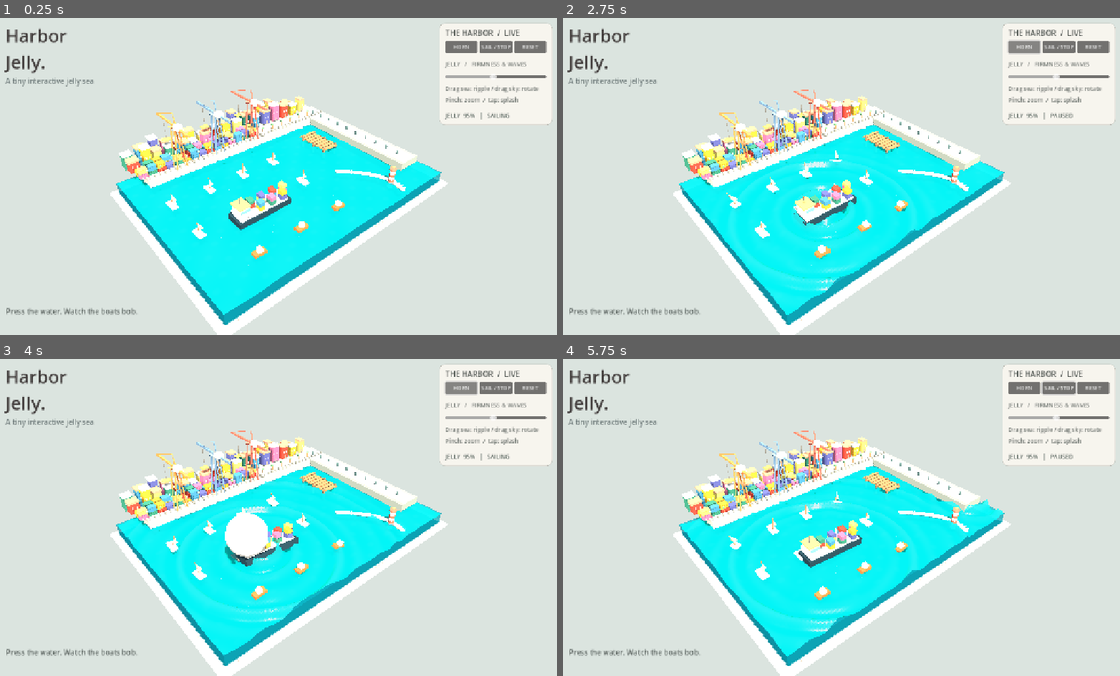
Above: before the commit, frames 1-4 (two rows, left to right).
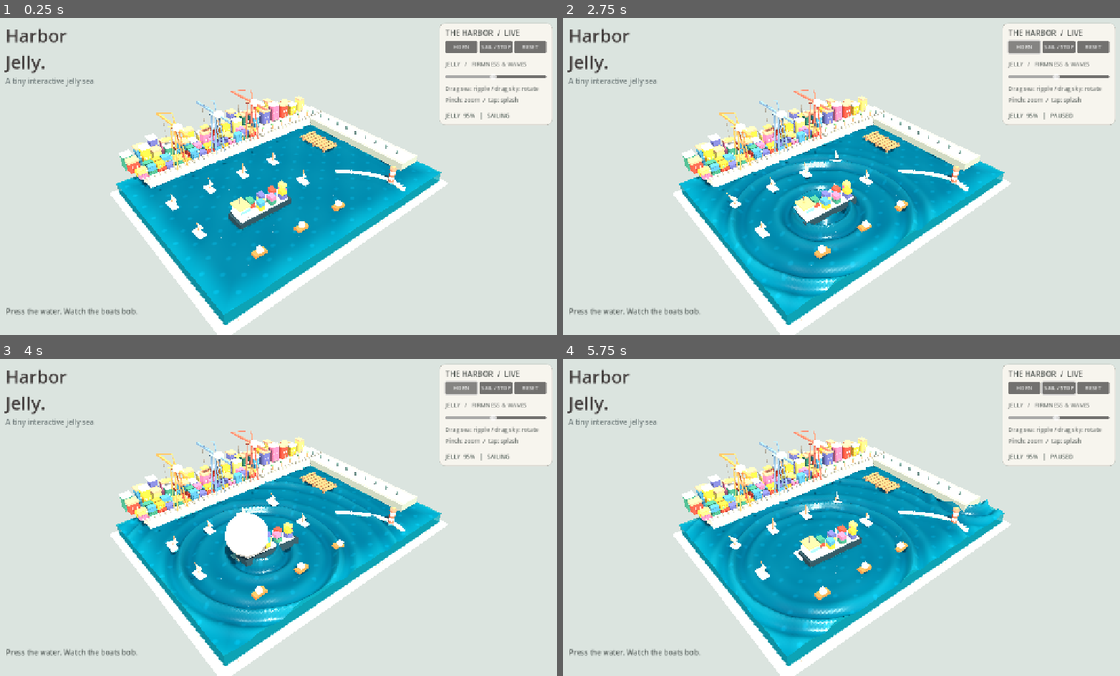
Above: after the commit, the same moments.

Repository: good456123123-a11y/HarborJelly-Android
Game: Godot game, scene res://scenes/main.tscn
The game is run twice, just before and just after one commit, with the same random seed, the same clock (stepped at 60 frames per second) and the same inputs.
Inputs (mouse positions are in pixels of both pictures, inside the frame that each line leads up to):
- Up to frame 1 (0.25 s): no input
- Up to frame 2 (2.75 s): click "HORN" at 0.5 s; click "SAIL / STOP" at 1.25 s; click "HORN" at 2 s
- Up to frame 3 (4 s): click "SAIL / STOP" at 2.75 s; click "HORN" at 3.5 s
- Up to frame 4 (5.75 s): click "SAIL / STOP" at 4.25 s; move the mouse to (964, 498) at 5.02 s; click (964, 498) at 5.17 s

The runs differ from the first frame. In frame 1, 14% of the frame differs, in the area x 21-79%, y 33-94%; in frame 2, 14%; in frame 3, 14%; in frame 4, 14%, in the area x 21-80%, y 33-94%.

Commit message:
Tune jelly sea to layered teal with soft edge highlights

Diff:
--- a/shaders/jelly.gdshader
+++ b/shaders/jelly.gdshader
@@ -1,7 +1,7 @@
 shader_type spatial;
 render_mode blend_mix, depth_draw_always, cull_disabled, diffuse_burley, specular_schlick_ggx;
 
-uniform vec4 sea_tint : source_color = vec4(0.055, 0.76, 0.72, 0.86);
+uniform vec4 sea_tint : source_color = vec4(0.035, 0.42, 0.52, 0.91);
 uniform float clock = 0.0;
 uniform float wobble = 1.0;
 // Each impulse stores surface x,z, time since scene start, and impulse strength.
@@ -41,12 +41,18 @@
 }
 
 void fragment() {
+    // Deep teal body, lighter translucent edges and restrained blue highlights.
+    float wave_light = clamp(v_height * 1.4, -0.26, 0.26);
+    float clearance = min(12.0 - abs(v_position.x), 8.75 - abs(v_position.y));
+    float rim = 1.0 - smoothstep(0.0, 2.15, clearance);
     float swirl = sin(v_position.x * 2.9 + clock * 0.33) * sin(v_position.y * 3.4 - clock * 0.43);
-    float highlight = smoothstep(0.42, 0.98, swirl);
-    float turquoise = clamp(v_height * 0.65 + highlight * 0.055, -0.2, 0.2);
-    ALBEDO = sea_tint.rgb + vec3(turquoise * 0.29, turquoise * 0.15, turquoise * 0.05);
-    ROUGHNESS = 0.17;
-    METALLIC = 0.08;
-    SPECULAR = 0.91;
-    ALPHA = sea_tint.a;
+    float shimmer = smoothstep(0.72, 1.0, swirl);
+    vec3 deep_teal = vec3(0.014, 0.19, 0.29);
+    vec3 body = mix(deep_teal, sea_tint.rgb, 0.52 + rim * 0.38);
+    ALBEDO = body + vec3(wave_light * 0.12, wave_light * 0.10, wave_light * 0.08);
+    ALBEDO += shimmer * vec3(0.006, 0.037, 0.050);
+    ROUGHNESS = 0.21;
+    METALLIC = 0.03;
+    SPECULAR = 0.75;
+    ALPHA = clamp(sea_tint.a + rim * 0.04, 0.0, 1.0);
 }
